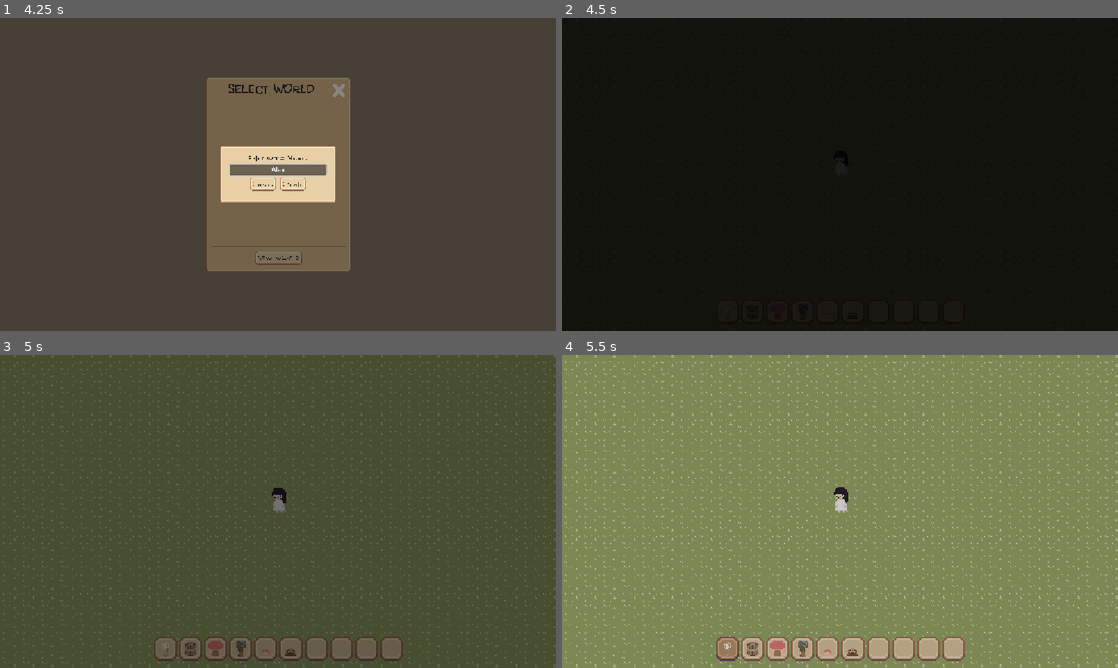
Above: before the commit, frames 1-4 (two rows, left to right).
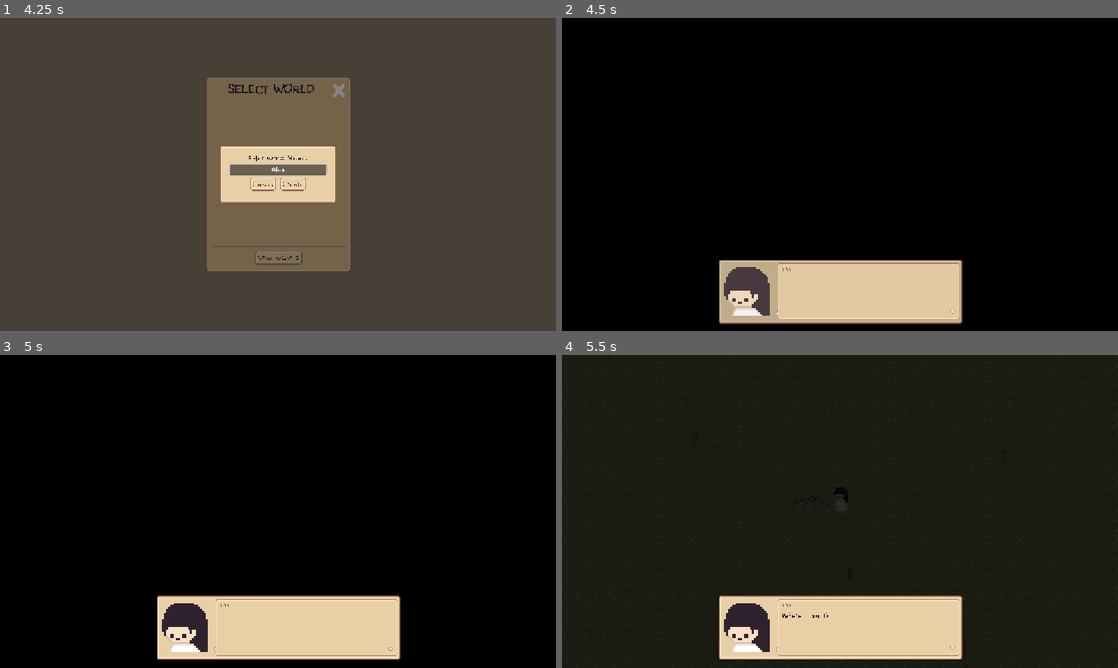
Above: after the commit, the same moments.

Repository: MarbleSodas/LGD
Game: Godot game, scene res://scenes/start_menu/start_menu.tscn
Two runs of this game, one before a commit and one after it. Both use one fixed random seed, a clock stepped at 60 frames per second and the inputs below.
Inputs (mouse positions are in pixels of both pictures, inside the frame that each line leads up to):
- Up to frame 1 (4.25 s): click (278, 199) at 0.5 s; click (278, 199) at 1.25 s; click "NEW WORLD" at 2 s; click (278, 171) at 2.77 s; type "Alex" at 2.85 s; click "NEW WORLD" at 3.5 s
- Up to frame 2 (4.5 s): click "Create" at 4.25 s
- Up to frame 3 (5 s): no input
- Up to frame 4 (5.5 s): tap Enter (ui_accept) at 5 s; drag from (728, 649) to (840, 502) at 5.02 s

Frame 1 is identical in both runs. In frame 2, 11% of the frame differs, in the area x 0-100%, y 0-100%; in frame 3, 100%; in frame 4, 100%.
Error before the commit: Parse Error: Too many arguments for "setup()" call. Expected at most 3 but received 4. (res://scripts/planting_system.gd:69)

Commit message:
feat: added a tutorial scene needs to be finished, fixed dialog animation

Diff:
--- a/player.tscn
+++ b/player.tscn
@@ -1,4 +1,4 @@
-[gd_scene load_steps=10 format=3]
+[gd_scene load_steps=10 format=3 uid="uid://6yesugok0kny"]
 
 [ext_resource type="Texture2D" path="res://assets/player/Player_Idle.png" id="1_4flbx"]
 [ext_resource type="Script" path="res://scripts/player.gd" id="2_script"]
--- a/project.godot
+++ b/project.godot
@@ -30,6 +30,7 @@
 window/size/window_height_override=648
 window/stretch/mode="canvas_items"
 window/stretch/aspect="expand"
+mouse_cursor/custom_image="uid://743t21nwkxn8"
 
 [gui]
 
--- a/resources/ui/player_portrait.tres
+++ b/resources/ui/player_portrait.tres
@@ -1,7 +1,7 @@
-[gd_resource type="AtlasTexture" load_steps=2 format=3]
+[gd_resource type="AtlasTexture" load_steps=2 format=3 uid="uid://r3ay0mo3mlxs"]
 
 [ext_resource type="Texture2D" uid="uid://b8y3wkeanh4bo" path="res://assets/player/Player_Idle.png" id="1_tex"]
 
 [resource]
 atlas = ExtResource("1_tex")
-region = Rect2(0, 0, 32, 32)
+region = Rect2(22, 14, 24, 24)
--- /dev/null
+++ b/scenes/systems/deletion_manager.tscn
@@ -0,0 +1,6 @@
+[gd_scene load_steps=2 format=3]
+
+[ext_resource type="Script" path="res://scripts/systems/deletion_manager.gd" id="1_script"]
+
+[node name="DeletionManager" type="Node2D"]
+script = ExtResource("1_script")
--- /dev/null
+++ b/scenes/systems/interaction_manager.tscn
@@ -0,0 +1,6 @@
+[gd_scene load_steps=2 format=3]
+
+[ext_resource type="Script" path="res://scripts/systems/interaction_manager.gd" id="1_script"]
+
+[node name="InteractionManager" type="Node2D"]
+script = ExtResource("1_script")
--- /dev/null
+++ b/scenes/systems/placement_manager.tscn
@@ -0,0 +1,6 @@
+[gd_scene load_steps=2 format=3]
+
+[ext_resource type="Script" path="res://scripts/systems/placement_manager.gd" id="1_script"]
+
+[node name="PlacementManager" type="Node2D"]
+script = ExtResource("1_script")
--- a/scripts/autoloads/dialogue_manager.gd
+++ b/scripts/autoloads/dialogue_manager.gd
@@ -2,6 +2,7 @@
 
 signal dialogue_started
 signal dialogue_finished
+signal line_started(index: int)
 
 var is_dialogue_active: bool = false
 var dialogue_box: Control
@@ -15,6 +16,9 @@
 	# Check if signal is already connected to avoid errors on reload
 	if not dialogue_box.dialogue_completed.is_connected(_on_dialogue_box_completed):
 		dialogue_box.dialogue_completed.connect(_on_dialogue_box_completed)
+
+	if not dialogue_box.line_started.is_connected(_on_line_started):
+		dialogue_box.line_started.connect(_on_line_started)
 
 func start_dialogue(resource: DialogueResource) -> void:
 	if is_dialogue_active: return
@@ -47,6 +51,9 @@
 func _on_dialogue_box_completed() -> void:
 	close_dialogue()
 
+func _on_line_started(index: int) -> void:
+	emit_signal("line_started", index)
+
 func _unhandled_input(event: InputEvent) -> void:
 	if not is_dialogue_active: return
 
--- /dev/null
+++ b/scripts/buildings/building_base.gd
@@ -0,0 +1,134 @@
+class_name BuildingBase
+extends DirectionalBuilding
+
+## Abstract base class for interactive buildings.
+## Handles common UI interaction, harvesting, and Rat AI interfaces.
+
+const GROUP_PLANTING_SYSTEM: String = "planting_system"
+const GROUP_UI_LAYER: String = "ui_layer"
+
+# State
+var is_interacting: bool = false
+
+# ------------------------------------------------------------------------------
+# Virtual Methods (Subclasses MUST override)
+# ------------------------------------------------------------------------------
+
+## Returns the menu node responsible for this building's UI
+func get_menu_node() -> Control:
+	return null
+
+## Called when interact() triggers. Subclass handles specific menu.open() call.
+func _open_menu(_menu: Control) -> void:
+	pass
+
+## Returns the inventory to be harvested (Output for Processor, Container for Storage)
+func get_harvest_inventory() -> ContainerInventory:
+	return null
+
+# ------------------------------------------------------------------------------
+# Interaction API
+# ------------------------------------------------------------------------------
+
+func interact() -> void:
+	var menu = get_menu_node()
+	if menu:
+		is_interacting = true
+		_open_menu(menu)
+	else:
+		push_warning("BuildingBase: No menu node found for %s" % name)
+
+func close_interaction() -> void:
+	var menu = get_menu_node()
+	if menu and menu.has_method("close") and menu.get("is_open"):
+		menu.close()
+
+func on_ui_closed() -> void:
+	is_interacting = false
+	_notify_interaction_manager_closed()
+
+func _notify_interaction_manager_closed() -> void:
+	var planting_system = get_tree().get_first_node_in_group(GROUP_PLANTING_SYSTEM)
+	if not planting_system:
+		# Fallback search
+		var root = get_tree().current_scene
+		if root and root.has_node("PlantingSystem"):
+			planting_system = root.get_node("PlantingSystem")
+
+	if planting_system and planting_system.interaction_manager:
+		planting_system.interaction_manager.on_building_closed(self)
+
+# ------------------------------------------------------------------------------
+# Harvest Logic (Shared)
+# ------------------------------------------------------------------------------
+
+func is_harvest_ready() -> bool:
+	var inv = get_harvest_inventory()
+	return inv and not inv.is_empty()
+
+func harvest(max_amount: int = 10) -> Dictionary:
+	var inventory = get_harvest_inventory()
+	if not inventory or inventory.is_empty():
+		return {}
+
+	var harvested_items: Array[Dictionary] = []
+	var remaining: int = max_amount
+
+	for i in range(inventory.slot_count):
+		if remaining <= 0: break
+
+		var slot = inventory.get_slot(i)
+		if slot == null: continue
+
+		var available = slot.count
+		var take_amount = mini(available, remaining)
+		var item_id = slot.item.id
+
+		inventory.remove_item(i, take_amount)
+
+		harvested_items.append({"item_id": item_id, "amount": take_amount})
+		remaining -= take_amount
+
+	if harvested_items.is_empty():
+		return {}
+
+	var result = {
+		"item_id": harvested_items[0]["item_id"],
+		"amount": harvested_items[0]["amount"]
+	}
+
+	if harvested_items.size() > 1:
+		result["extra_items"] = harvested_items.slice(1)
+
+	return result
+
+# ------------------------------------------------------------------------------
+# Rat AI Interface (Shared)
+# ------------------------------------------------------------------------------
+
+func get_deposit_tile() -> Vector2i:
+	return get_input_tile()
+
+func get_harvest_tile() -> Vector2i:
+	return get_output_tile()
+
+# ------------------------------------------------------------------------------
+# Save/Load Helpers
+# ------------------------------------------------------------------------------
+
+func get_base_save_data() -> Dictionary:
+	return {
+		"is_flipped": is_flipped,
+		"center_tile_x": center_tile.x,
+		"center_tile_y": center_tile.y,
+		"version": 2
+	}
+
+func load_base_save_data(data: Dictionary) -> void:
+	if data.has("is_flipped"):
+		is_flipped = data["is_flipped"]
+
+	if data.has("center_tile_x") and data.has("center_tile_y"):
+		center_tile = Vector2i(data["center_tile_x"], data["center_tile_y"])
+
+	_update_orientation()
--- a/scripts/systems/deletion_manager.gd
+++ b/scripts/systems/deletion_manager.gd
@@ -15,6 +15,7 @@
 var planting_system: PlantingSystem
 var tile_map: TileMapLayer
 var delete_overlay: Control
+var refund_panel: Control
 
 var floating_text_scene = preload("res://ui/components/floating_text.tscn")
 
@@ -34,10 +35,11 @@
 func _ready() -> void:
 	name = "DeletionManager"
 
-func setup(system: PlantingSystem, _tile_map: TileMapLayer, _overlay: Control) -> void:
+func setup(system: PlantingSystem, _tile_map: TileMapLayer, _overlay: Control, _refund_panel: Control = null) -> void:
 	planting_system = system
 	tile_map = _tile_map
 	delete_overlay = _overlay
+	refund_panel = _refund_panel
 
 # --- Public API ---
 
@@ -51,6 +53,7 @@
 	_cancel_bulk_delete()
 	_clear_plant_highlight()
 	if delete_overlay: delete_overlay.hide_overlay()
+	if refund_panel: refund_panel.hide()
 	queue_redraw()
 
 func update(_delta: float) -> void:
@@ -200,6 +203,13 @@
 		plant.set_meta("original_modulate", plant.modulate)
 	plant.modulate = delete_highlight_color
 
+	if refund_panel and plant.has_meta("buildable_id"):
+		var buildable_id = plant.get_meta("buildable_id")
+		var buildable = BuildRegistry.get_item(buildable_id)
+		if buildable:
+			if refund_panel.has_method("update_refunds"):
+				refund_panel.update_refunds(buildable)
+
 func _clear_plant_highlight() -> void:
 	if is_instance_valid(last_hovered_plant):
 		var orig = last_hovered_plant.get_meta("original_modulate", Color.WHITE)
@@ -208,6 +218,9 @@
 	last_hovered_plant = null
 	hovered_plant = null
 
+	if refund_panel:
+		refund_panel.hide()
+
 func _draw_delete_grid() -> void:
 	for x in range(-grid_radius, grid_radius + 1):
 		for y in range(-grid_radius, grid_radius + 1):
--- a/ui/components/bulk_cost_panel.gd
+++ b/ui/components/bulk_cost_panel.gd
@@ -29,6 +29,54 @@
 
 	show()
 
+## Update the panel with refund information
+func update_refunds(buildable: BuildableItem) -> void:
+	if buildable == null:
+		hide()
+		return
+
+	title_label.text = "Refund: %s" % [buildable.display_name]
+
+	# Clear existing items
+	for child in cost_container.get_children():
+		child.queue_free()
+
+	# Add refund items
+	if buildable.build_costs.is_empty():
+		hide()
+		return
+
+	for material_id in buildable.build_costs:
+		var amount = buildable.build_costs[material_id]
+		var item_data = ItemRegistry.get_item(material_id) if ItemRegistry else null
+
+		_add_refund_item(item_data, amount)
+
+	show()
+
+func _add_refund_item(item: InventoryItem, amount: int) -> void:
+	var hbox = HBoxContainer.new()
+	hbox.add_theme_constant_override("separation", 4)
+
+	# Icon
+	if item and item.icon:
+		var icon = TextureRect.new()
+		icon.texture = item.icon
+		icon.custom_minimum_size = Vector2(20, 20)
+		icon.expand_mode = TextureRect.EXPAND_FIT_WIDTH_PROPORTIONAL
+		icon.stretch_mode = TextureRect.STRETCH_KEEP_ASPECT_CENTERED
+		icon.texture_filter = CanvasItem.TEXTURE_FILTER_NEAREST
+		hbox.add_child(icon)
+
+	# Amount label: "+amount"
+	var label = Label.new()
+	label.text = "+%d" % [amount]
+	label.add_theme_font_size_override("font_size", 12)
+	label.add_theme_color_override("font_color", Color(0.4, 0.8, 0.4))  # Green for gain
+
+	hbox.add_child(label)
+	cost_container.add_child(hbox)
+
 func _add_cost_item(item: InventoryItem, required: int, available: int, _can_afford: bool) -> void:
 	var hbox = HBoxContainer.new()
 	hbox.add_theme_constant_override("separation", 4)
--- a/ui/components/dialogue_box.gd
+++ b/ui/components/dialogue_box.gd
@@ -1,6 +1,7 @@
 extends Control
 
 signal line_displayed
+signal line_started(index: int)
 signal dialogue_completed
 
 @onready var speaker_label = %SpeakerLabel
@@ -90,6 +91,8 @@
 	is_typing = true
 	continue_indicator.visible = false
 
+	emit_signal("line_started", current_line_index)
+
 	var text = current_dialogue.lines[current_line_index]
 
 	# Handle translation if keys exist
--- a/ui/components/dialogue_box.tscn
+++ b/ui/components/dialogue_box.tscn
@@ -1,17 +1,11 @@
-[gd_scene load_steps=11 format=3 uid="uid://dti8jq5547sy8"]
+[gd_scene load_steps=9 format=3 uid="uid://dti8jq5547sy8"]
 
 [ext_resource type="Script" uid="uid://wwr20jjlr1au" path="res://ui/components/dialogue_box.gd" id="1_script"]
 [ext_resource type="Texture2D" uid="uid://dn2uyaxwgp8sa" path="res://assets/sproutlands/emojis-free/emoji style ui/Inventory_Spritesheet.png" id="2_a7q27"]
 [ext_resource type="Texture2D" uid="uid://jrldxj337sta" path="res://assets/sproutlands/Sprite sheets/Dialouge UI/dialog box medium.png" id="3_bg"]
-[ext_resource type="Texture2D" uid="uid://doshn3xus71rx" path="res://assets/sproutlands/Sprite sheets/Dialouge UI/dialog box character finished talking click to continue indicator - spritesheet .png" id="4_indicator"]
 [ext_resource type="Theme" uid="uid://beisgsnx4rkgk" path="res://themes/sproutlands_ui_theme.tres" id="5_theme"]
 [ext_resource type="Texture2D" uid="uid://bjkem86ewmhva" path="res://assets/sproutlands/Sprite sheets/Dialouge UI/Emotes/Teemo Basic emote animations sprite sheet.png" id="6_teemo"]
-[ext_resource type="Animation" uid="uid://b8raj4k5l6m7n" path="res://ui/resources/dialogue_indicator_bounce.tres" id="8_anim"]
-
-[sub_resource type="AnimationLibrary" id="AnimationLibrary_bounce"]
-_data = {
-&"bounce": ExtResource("8_anim")
-}
+[ext_resource type="SpriteFrames" uid="uid://c8q4j2k3l4m5n" path="res://ui/resources/continue_indicator_frames.tres" id="7_frames"]
 
 [sub_resource type="AtlasTexture" id="AtlasTexture_1gsld"]
 atlas = ExtResource("2_a7q27")
@@ -29,11 +23,6 @@
 grow_horizontal = 2
 grow_vertical = 2
 script = ExtResource("1_script")
-
-[node name="AnimationPlayer" type="AnimationPlayer" parent="."]
-libraries = {
-&"": SubResource("AnimationLibrary_bounce")
-}
 
 [node name="Overlay" type="ColorRect" parent="."]
 layout_mode = 1
@@ -149,7 +138,7 @@
 
 [node name="ContinueIndicator" type="AnimatedSprite2D" parent="DialoguePanel"]
 unique_name_in_owner = true
-position = Vector2(480, 120)
+position = Vector2(485, 104)
 scale = Vector2(2, 2)
 sprite_frames = ExtResource("7_frames")
 autoplay = "default"
--- a/ui/resources/continue_indicator_frames.tres
+++ b/ui/resources/continue_indicator_frames.tres
@@ -1,30 +1,58 @@
-[gd_resource type="SpriteFrames" load_steps=5 format=3 uid="uid://c8q4j2k3l4m5n"]
+[gd_resource type="SpriteFrames" load_steps=9 format=3 uid="uid://c8q4j2k3l4m5n"]
 
 [ext_resource type="Texture2D" uid="uid://doshn3xus71rx" path="res://assets/sproutlands/Sprite sheets/Dialouge UI/dialog box character finished talking click to continue indicator - spritesheet .png" id="1_tex"]
 
-[sub_resource type="AtlasTexture" id="AtlasTexture_1"]
+[sub_resource type="AtlasTexture" id="AtlasTexture_o5ync"]
 atlas = ExtResource("1_tex")
-region = Rect2(0, 0, 32, 32)
+region = Rect2(0, 0, 16, 16)
 
-[sub_resource type="AtlasTexture" id="AtlasTexture_2"]
+[sub_resource type="AtlasTexture" id="AtlasTexture_4alca"]
 atlas = ExtResource("1_tex")
-region = Rect2(32, 0, 32, 32)
+region = Rect2(16, 0, 16, 16)
 
-[sub_resource type="AtlasTexture" id="AtlasTexture_3"]
+[sub_resource type="AtlasTexture" id="AtlasTexture_50wwf"]
 atlas = ExtResource("1_tex")
-region = Rect2(64, 0, 32, 32)
+region = Rect2(32, 0, 16, 16)
+
+[sub_resource type="AtlasTexture" id="AtlasTexture_4rr36"]
+atlas = ExtResource("1_tex")
+region = Rect2(48, 0, 16, 16)
+
+[sub_resource type="AtlasTexture" id="AtlasTexture_lewby"]
+atlas = ExtResource("1_tex")
+region = Rect2(64, 0, 16, 16)
+
+[sub_resource type="AtlasTexture" id="AtlasTexture_rrg4p"]
+atlas = ExtResource("1_tex")
+region = Rect2(80, 0, 16, 16)
+
+[sub_resource type="AtlasTexture" id="AtlasTexture_2soc2"]
+atlas = ExtResource("1_tex")
+region = Rect2(96, 0, 16, 16)
 
 [resource]
 animations = [{
 "frames": [{
 "duration": 1.0,
-"texture": SubResource("AtlasTexture_1")
+"texture": SubResource("AtlasTexture_o5ync")
 }, {
 "duration": 1.0,
-"texture": SubResource("AtlasTexture_2")
+"texture": SubResource("AtlasTexture_4alca")
 }, {
 "duration": 1.0,
-"texture": SubResource("AtlasTexture_3")
+"texture": SubResource("AtlasTexture_50wwf")
+}, {
+"duration": 1.0,
+"texture": SubResource("AtlasTexture_4rr36")
+}, {
+"duration": 1.0,
+"texture": SubResource("AtlasTexture_lewby")
+}, {
+"duration": 1.0,
+"texture": SubResource("AtlasTexture_rrg4p")
+}, {
+"duration": 1.0,
+"texture": SubResource("AtlasTexture_2soc2")
 }],
 "loop": true,
 "name": &"default",
--- a/world.gd
+++ b/world.gd
@@ -104,19 +104,30 @@
 	overlay.visible = true
 	overlay.modulate.a = 1.0
 
-	# Fade out over 1.5 seconds
-	var tween: Tween = create_tween()
-	tween.tween_property(overlay, "modulate:a", 0.0, 1.5)
-
-	# Start dialogue when fade completes
-	tween.finished.connect(func():
-		DialogueManager.start_dialogue(INTRO_DIALOGUE_RES)
-	)
-
-	# Hide overlay when dialogue finishes
+	# Start dialogue immediately
+	DialogueManager.start_dialogue(INTRO_DIALOGUE_RES)
+
+	# Listen for specific line to trigger fade
+	# Using CONNECT_ONE_SHOT to ensure it only happens once
+	if not DialogueManager.line_started.is_connected(_on_intro_line_started):
+		DialogueManager.line_started.connect(_on_intro_line_started.bind(overlay), CONNECT_ONE_SHOT)
+
+	# Hide overlay when dialogue finishes (safeguard)
 	DialogueManager.dialogue_finished.connect(func():
 		overlay.visible = false
+		if DialogueManager.line_started.is_connected(_on_intro_line_started):
+			DialogueManager.line_started.disconnect(_on_intro_line_started)
 	, CONNECT_ONE_SHOT)
+
+func _on_intro_line_started(index: int, overlay: Control) -> void:
+	# Trigger fade on the second line (index 1)
+	# Lines: 0="...", 1="Where... am I?", 2="I should look around."
+	if index == 1:
+		var tween: Tween = create_tween()
+		tween.tween_property(overlay, "modulate:a", 0.0, 1.5)
+		# Re-connect for subsequent lines if needed? No, purely one-shot for now.
+		# If we wanted multi-stage fade, we'd need more logic.
+
 
 func _notification(what: int) -> void:
 	if what == NOTIFICATION_WM_CLOSE_REQUEST:
Not shown, removed: .sisyphus/boulder.json
Binary file added: assets/characters/Gilder.png
Not shown, added: assets/characters/Gilder.png.import
Binary file changed: assets/objects/items/Stone.png
Not shown, added: scripts/buildings/building_base.gd.uid
Not shown, added: .sisyphus/notepads/tutorial-intro/learnings.md
Not shown, added: .sisyphus/plans/editor-accuracy-refactor.md
Not shown, added: .sisyphus/plans/tutorial-intro.md
